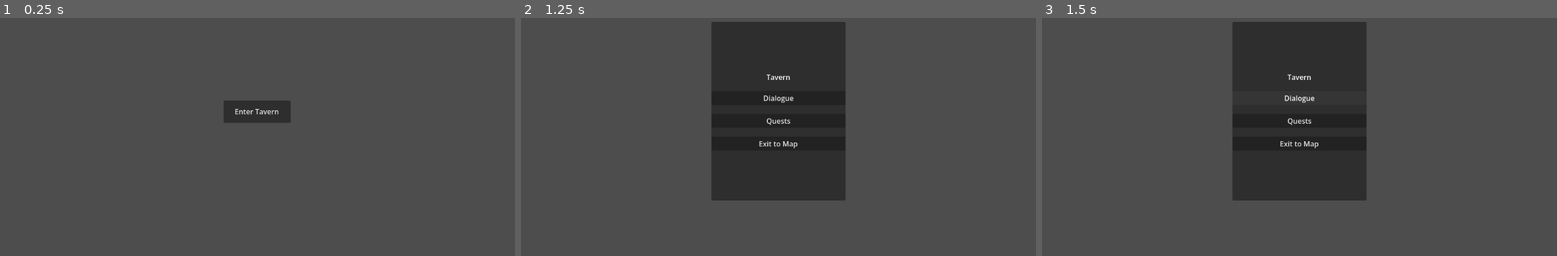
Above: before the commit, frames 1-3 (left to right).
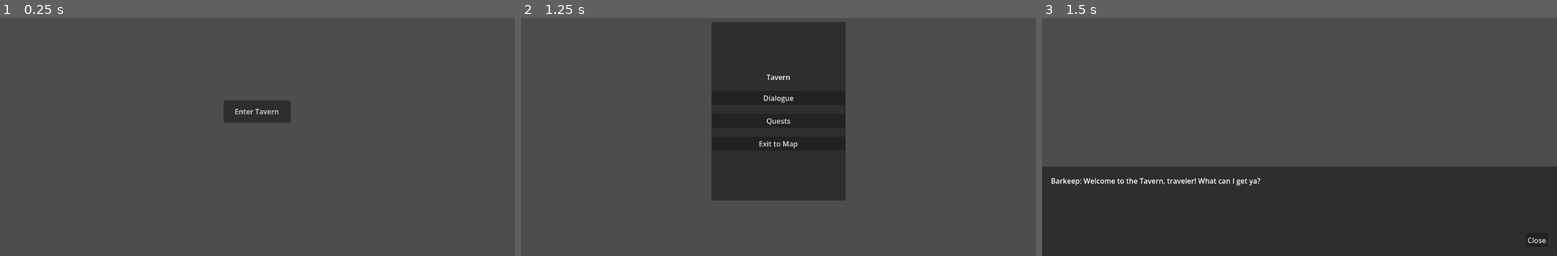
Above: after the commit, the same moments.

Repository: fakemailnum6-ux/Different-Way
Game: Godot game, scene res://Map/Map.tscn
The game is run twice, just before and just after one commit, with the same random seed, the same clock (stepped at 60 frames per second) and the same inputs.
Inputs:
- Up to frame 1 (0.25 s): no input
- Up to frame 2 (1.25 s): click "Enter Tavern" at 0.5 s
- Up to frame 3 (1.5 s): click "Dialogue" at 1.25 s

Frames 1-2 are identical in both runs. In frame 3, 48% of the frame differs, in the area x 0-100%, y 1-100%.

Commit message:
Add minimum viable product (MVP) tavern experience
- Created DialogBox UI containing a placeholder dialogue for 1 NPC.
- Created QuestLog UI containing a placeholder quest.
- Integrated DialogBox and QuestLog into the Map scene.
- Wired tavern menu buttons to open their respective UIs and return to the menu when closed.

Co-authored-by: vasyafaker <273591210+vasyafaker@users.noreply.github.com>

Diff:
--- a/Map/Map.gd
+++ b/Map/Map.gd
@@ -2,24 +2,37 @@
 
 @onready var tavern_menu = $CanvasLayer/TavernMenu
 @onready var map_ui = $MapUI
+@onready var dialog_box = $CanvasLayer/DialogBox
+@onready var quest_log = $CanvasLayer/QuestLog
 
 func _ready():
 	tavern_menu.hide()
+	dialog_box.hide()
+	quest_log.hide()
+
+	dialog_box.closed.connect(_on_dialog_box_closed)
+	quest_log.closed.connect(_on_quest_log_closed)
 
 func _on_enter_tavern_button_pressed():
-	print("Entering Tavern...")
 	map_ui.hide()
 	tavern_menu.show()
 
 func _on_tavern_menu_dialogue_requested():
-	print("Opening dialogue... (Placeholder)")
-	# Here you would instantiate and show the dialogue UI
+	tavern_menu.hide()
+	dialog_box.show()
 
 func _on_tavern_menu_quests_requested():
-	print("Opening quests... (Placeholder)")
-	# Here you would instantiate and show the quests UI
+	tavern_menu.hide()
+	quest_log.show()
 
 func _on_tavern_menu_exit_requested():
-	print("Exiting Tavern...")
 	tavern_menu.hide()
 	map_ui.show()
+
+func _on_dialog_box_closed():
+	dialog_box.hide()
+	tavern_menu.show()
+
+func _on_quest_log_closed():
+	quest_log.hide()
+	tavern_menu.show()
--- a/Map/Map.tscn
+++ b/Map/Map.tscn
@@ -2,6 +2,8 @@
 
 [ext_resource type="Script" path="res://Map/Map.gd" id="1_map"]
 [ext_resource type="PackedScene" uid="uid://cx6y8v7u8j11m" path="res://UI/TavernMenu.tscn" id="2_tavern"]
+[ext_resource type="PackedScene" uid="uid://bd3v8m4g6n2d8" path="res://UI/DialogBox.tscn" id="3_dialog"]
+[ext_resource type="PackedScene" uid="uid://c5m2k9f8j7h4l" path="res://UI/QuestLog.tscn" id="4_quest"]
 
 [node name="Map" type="Node2D"]
 script = ExtResource("1_map")
@@ -29,6 +31,12 @@
 [node name="TavernMenu" parent="CanvasLayer" instance=ExtResource("2_tavern")]
 visible = false
 
+[node name="DialogBox" parent="CanvasLayer" instance=ExtResource("3_dialog")]
+visible = false
+
+[node name="QuestLog" parent="CanvasLayer" instance=ExtResource("4_quest")]
+visible = false
+
 [connection signal="pressed" from="MapUI/EnterTavernButton" to="." method="_on_enter_tavern_button_pressed"]
 [connection signal="dialogue_requested" from="CanvasLayer/TavernMenu" to="." method="_on_tavern_menu_dialogue_requested"]
 [connection signal="exit_requested" from="CanvasLayer/TavernMenu" to="." method="_on_tavern_menu_exit_requested"]
--- /dev/null
+++ b/UI/DialogBox.gd
@@ -0,0 +1,6 @@
+extends Control
+
+signal closed
+
+func _on_close_button_pressed():
+	closed.emit()
--- /dev/null
+++ b/UI/DialogBox.tscn
@@ -0,0 +1,50 @@
+[gd_scene load_steps=2 format=3 uid="uid://bd3v8m4g6n2d8"]
+
+[ext_resource type="Script" path="res://UI/DialogBox.gd" id="1_dialog"]
+
+[node name="DialogBox" type="Control"]
+layout_mode = 3
+anchors_preset = 15
+anchor_right = 1.0
+anchor_bottom = 1.0
+grow_horizontal = 2
+grow_vertical = 2
+script = ExtResource("1_dialog")
+
+[node name="Panel" type="Panel" parent="."]
+layout_mode = 1
+anchors_preset = 12
+anchor_top = 1.0
+anchor_right = 1.0
+anchor_bottom = 1.0
+offset_top = -200.0
+grow_horizontal = 2
+grow_vertical = 0
+
+[node name="MarginContainer" type="MarginContainer" parent="Panel"]
+layout_mode = 1
+anchors_preset = 15
+anchor_right = 1.0
+anchor_bottom = 1.0
+grow_horizontal = 2
+grow_vertical = 2
+theme_override_constants/margin_left = 20
+theme_override_constants/margin_top = 20
+theme_override_constants/margin_right = 20
+theme_override_constants/margin_bottom = 20
+
+[node name="VBoxContainer" type="VBoxContainer" parent="Panel/MarginContainer"]
+layout_mode = 2
+
+[node name="NPCText" type="Label" parent="Panel/MarginContainer/VBoxContainer"]
+layout_mode = 2
+size_flags_vertical = 3
+text = "Barkeep: Welcome to the Tavern, traveler! What can I get ya?"
+autowrap_mode = 3
+
+[node name="CloseButton" type="Button" parent="Panel/MarginContainer/VBoxContainer"]
+layout_mode = 2
+size_flags_horizontal = 8
+text = "Close"
+
+[connection signal="pressed" from="Panel/MarginContainer/VBoxContainer/CloseButton" to="." method="_on_close_button_pressed"]
--- /dev/null
+++ b/UI/QuestLog.gd
@@ -0,0 +1,6 @@
+extends Control
+
+signal closed
+
+func _on_close_button_pressed():
+	closed.emit()
--- /dev/null
+++ b/UI/QuestLog.tscn
@@ -0,0 +1,62 @@
+[gd_scene load_steps=2 format=3 uid="uid://c5m2k9f8j7h4l"]
+
+[ext_resource type="Script" path="res://UI/QuestLog.gd" id="1_quest"]
+
+[node name="QuestLog" type="Control"]
+layout_mode = 3
+anchors_preset = 15
+anchor_right = 1.0
+anchor_bottom = 1.0
+grow_horizontal = 2
+grow_vertical = 2
+script = ExtResource("1_quest")
+
+[node name="Panel" type="Panel" parent="."]
+layout_mode = 1
+anchors_preset = 8
+anchor_left = 0.5
+anchor_top = 0.5
+anchor_right = 0.5
+anchor_bottom = 0.5
+offset_left = -200.0
+offset_top = -150.0
+offset_right = 200.0
+offset_bottom = 150.0
+grow_horizontal = 2
+grow_vertical = 2
+
+[node name="MarginContainer" type="MarginContainer" parent="Panel"]
+layout_mode = 1
+anchors_preset = 15
+anchor_right = 1.0
+anchor_bottom = 1.0
+grow_horizontal = 2
+grow_vertical = 2
+theme_override_constants/margin_left = 20
+theme_override_constants/margin_top = 20
+theme_override_constants/margin_right = 20
+theme_override_constants/margin_bottom = 20
+
+[node name="VBoxContainer" type="VBoxContainer" parent="Panel/MarginContainer"]
+layout_mode = 2
+
+[node name="TitleLabel" type="Label" parent="Panel/MarginContainer/VBoxContainer"]
+layout_mode = 2
+text = "Active Quests"
+horizontal_alignment = 1
+
+[node name="HSeparator" type="HSeparator" parent="Panel/MarginContainer/VBoxContainer"]
+layout_mode = 2
+
+[node name="QuestLabel" type="Label" parent="Panel/MarginContainer/VBoxContainer"]
+layout_mode = 2
+size_flags_vertical = 3
+text = "- Slay 5 Rats in the Cellar"
+autowrap_mode = 3
+
+[node name="CloseButton" type="Button" parent="Panel/MarginContainer/VBoxContainer"]
+layout_mode = 2
+size_flags_horizontal = 4
+text = "Close"
+
+[connection signal="pressed" from="Panel/MarginContainer/VBoxContainer/CloseButton" to="." method="_on_close_button_pressed"]
